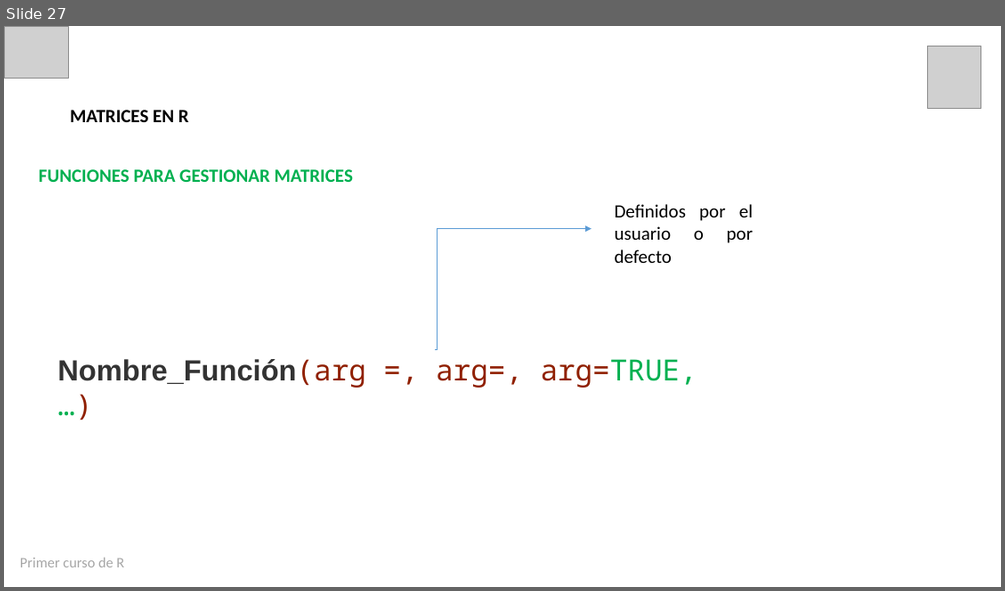
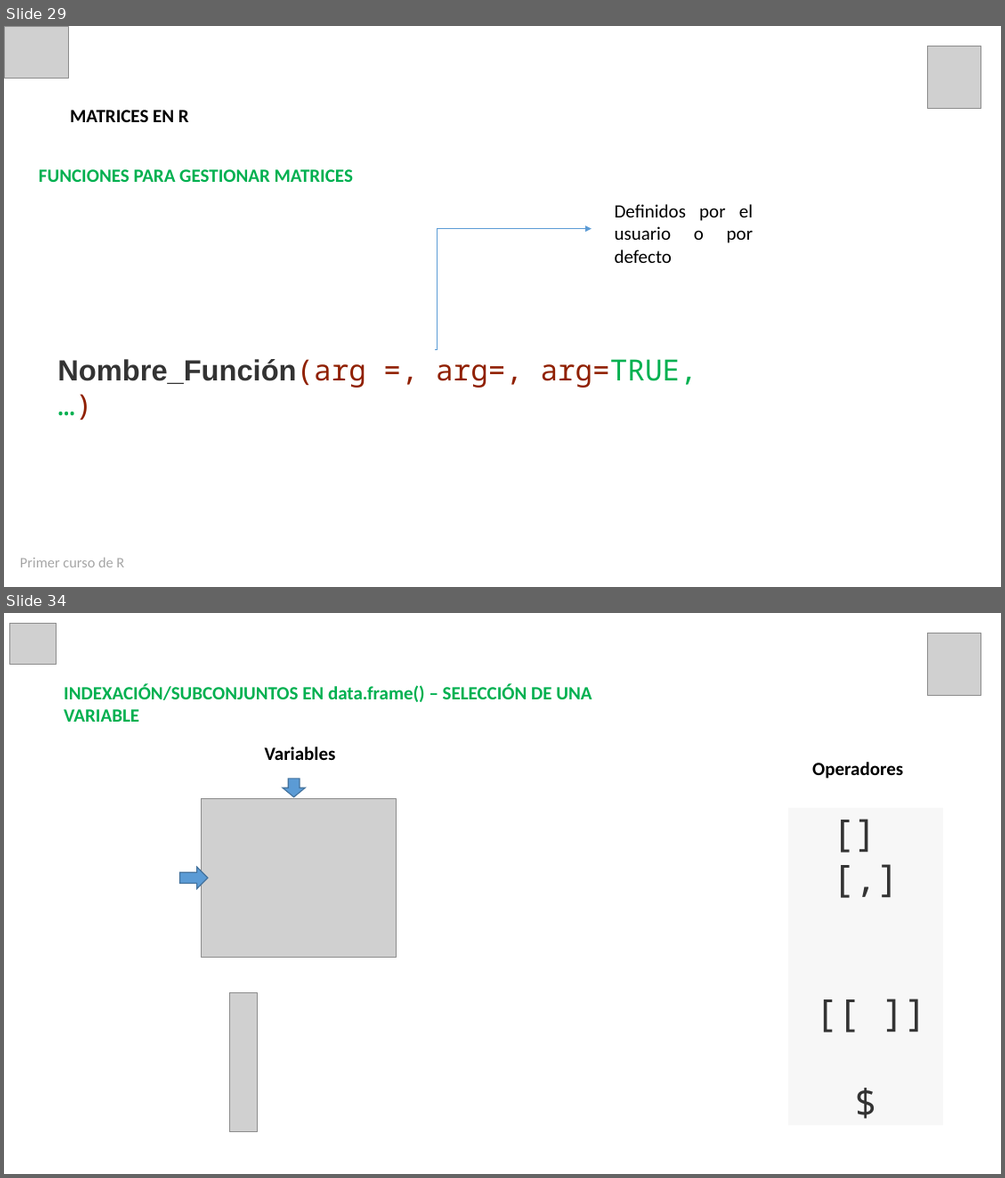
Before and after one commit to estadisticaun/Rbasico, a slide deck: Presentaciones/Presentación Sesión 3 21-08-2020.pptx. Shown one above the other, each under a label of ours: slide 27 before the commit, slides 29 and 34 after it; the slides between them are not shown. The pictures are 1005x591 and 1005x1178 pixels, drawn with LibreOffice and Linux fonts; fonts in the diff are those of the drawing; grey boxes stand for pictures. Boxes give left, top, right and bottom in pixels: in the first picture for what was removed or moved away, otherwise in the second. Text is boxed around its words. In the diff, an @@ line names an element or a change of style, - is before the commit and + after.

```diff
--- a/Presentaciones/Presentación Sesión 3 21-08-2020.pptx
+++ b/Presentaciones/Presentación Sesión 3 21-08-2020.pptx
@@ slide 34 added at (4, 613, 1001, 1174), background #FFFFFF @@
@@ picture added at (9, 623, 57, 664) @@
@@ picture added at (928, 633, 981, 695) @@
@@ text added at (64, 684, 591, 722), 18 pt, text #00B050, bold @@
+INDEXACIÓN/SUBCONJUNTOS EN data.frame() – SELECCIÓN DE UNA VARIABLE
@@ text added at (265, 747, 336, 760), 18 pt, text #000000, bold @@
+Variables
@@ text added at (812, 762, 903, 779), 18 pt, text #000000, bold @@
+Operadores
@@ picture added at (202, 798, 396, 957) @@
@@ down arrow added at (283, 779, 306, 797), fill #5B9BD5, outline #43739E 1 pt @@
@@ rectangle added at (788, 808, 943, 1126), fill #F7F7F7, 36 pt, text #333333 @@
+[]
+[,]
+[[ ]]
+$
@@ right arrow added at (179, 868, 208, 889), fill #5B9BD5, outline #43739E 1 pt @@
@@ picture added at (230, 993, 258, 1132) @@
@@ what was slide 27 is now slide 29 @@
```
Also in this commit, not shown: 12 slides changed, 16 other slides added, 21 other files.
